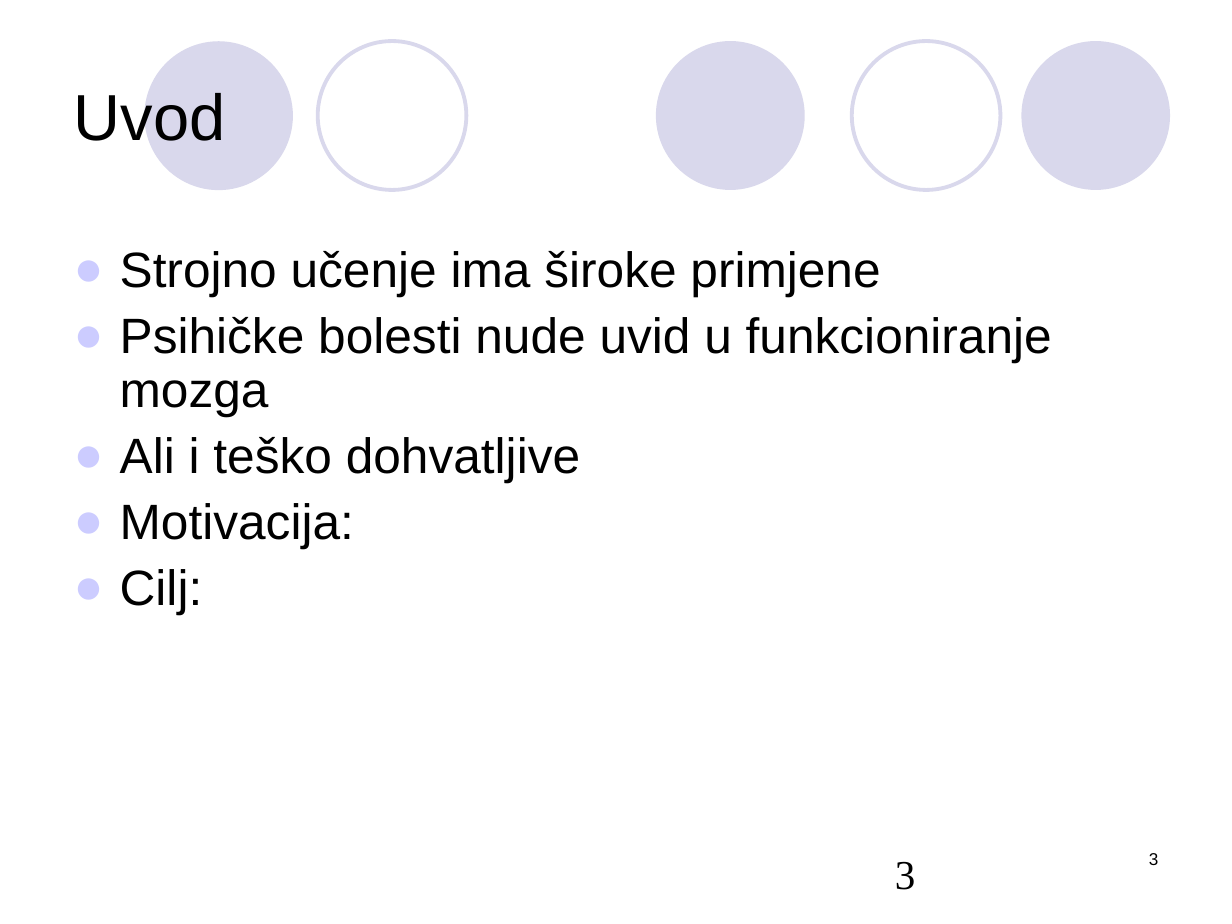
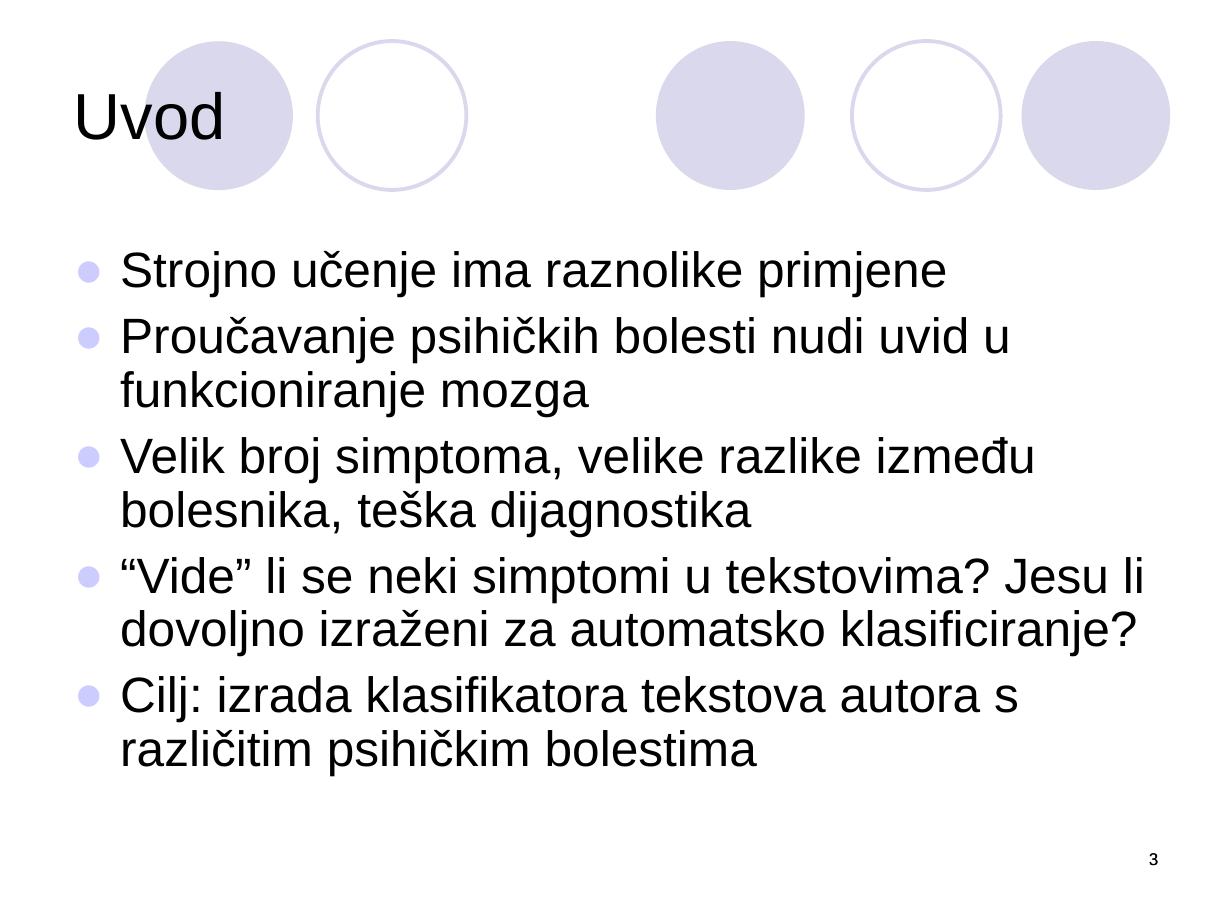
Before and after one commit to Monk-NT/hr-mental-health, a slide deck: slide 3 of docs/Grdjan.ppt. Drawn at 1232x924 pixels with LibreOffice and Linux fonts; fonts in the diff are those of the drawing. Boxes give left, top, right and bottom in pixels: in the first picture for what was removed or moved away, otherwise in the second. Text is boxed around its words. In the diff, an @@ line names an element or a change of style, - is before the commit and + after.

```diff
--- a/docs/Grdjan.ppt
+++ b/docs/Grdjan.ppt
@@ text at (120,251,1145,776): text changed @@
-● Strojno učenje ima široke primjene
-● Psihičke bolesti nude uvid u funkcioniranje mozga
-● Ali i teško dohvatljive
-● Motivacija:
-● Cilj:
+● Strojno učenje ima raznolike primjene
+● Proučavanje psihičkih bolesti nudi uvid u funkcioniranje mozga
+● Velik broj simptoma, velike razlike između bolesnika, teška dijagnostika
+● “Vide” li se neki simptomi u tekstovima? Jesu li dovoljno izraženi za automatsko klasificiranje?
+● Cilj: izrada klasifikatora tekstova autora s različitim psihičkim bolestima
@@ page number at (883,841,1170,903): size 24 to 10 pt; alignment left to right; indent changed @@
```
Also in this commit, not shown: 13 other slides changed, 2 other files.
